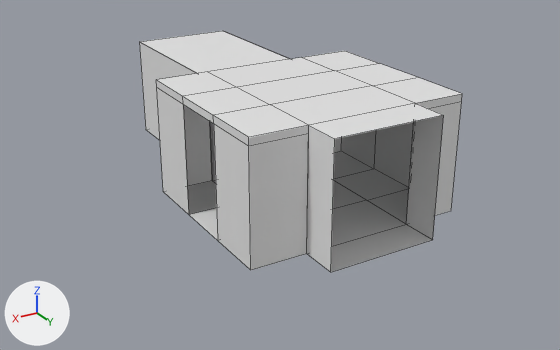
Renders of the Blender file assets/blend_files/building.blend from each side of a commit.
Camera for both pictures: a 50 mm camera at (10.31, 22.46, 8.91) aimed at (0.57, 6.23, 0.79). Lighting does not change. The marker at lower left points along +X, +Y and +Z. The picture after the commit comes second. Mesh edges are drawn as thin lines.

Objects in the first picture: 'building -col'.
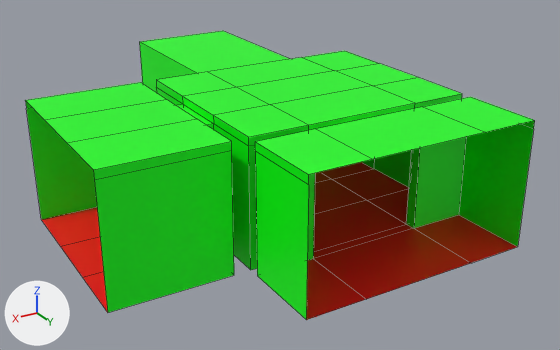
The edits, one by one:
Material 'floor' (mat_floor) is new.
Its base color is (1.0, 0.0, 0.00707) (red #ff0014).
Material 'wall/ceiling' (mat_wall_ceiling) is new.
Its base color is (0.0, 1.0, 0.0029) (green #00ff0a).
me_cube is used by ob_building__col; location (0.0, 0.0, 1.0).
me_cube had 60 vertices, 55 faces and spanned x -3.0..3.0, y -1.0..10.0, z -1.0..2.2.
me_cube now has 98 vertices, 82 faces and spans x -3.0..6.36, y -1.0..11.31, z -1.0..2.2.
Part 1, on me_cube:
14 vertices are removed from x -1.5..3.0, y -1.0..10.0, z -1.0..2.2.
24 faces are deleted.
37 vertices are added at x -3.0..6.36, y 3.99..11.31, z -1.0..2.2.
5 new vertices lie (-1.5, 0.0, 0.0) away from vertices in x -1.5, y 9.28..11.31, z -1.0..2.2.
5 new vertices lie (1.5, 0.0, 0.0) away from vertices in x 1.5, y 9.28..11.31, z -1.0..2.2.
5 new vertices lie (0.0, -1.68, 0.0) away from vertices in x 3.42..6.36, y 5.67, z -1.0..2.2.
40 new faces join them, mat_wall_ceiling (green #00ff0a).
11 new faces join them, mat_floor (red #ff0014).
me_cube part 2: 24 faces spanning x -3.0..3.0, y -1.0..9.0, z -1.0..2.2 switch from mat_material (white #e7e7e7) to mat_wall_ceiling (green #00ff0a).
me_cube part 3: 7 faces spanning x -3.0..3.0, y -1.0..9.0, z -1.0 switch from mat_material (white #e7e7e7) to mat_floor (red #ff0014).

Boxes (x1, y1, x2, y2) around the edits, measured in the pictures (560 x 350 px):
'building -col', reshaped (58% wider, 20% taller)
    before: (140, 31, 462, 272)
    after: (25, 31, 535, 320)
part 1 of me_cube, built on
    before: (140, 31, 444, 272)
    after: (25, 31, 535, 320)
part 2 of me_cube, recoloured (white to green)
    both: (140, 42, 462, 270)
part 3 of me_cube, recoloured (white to red)
    before: (189, 122, 409, 246)
    after: (314, 169, 409, 251)
